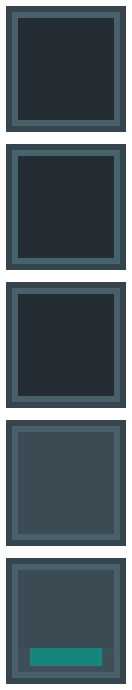
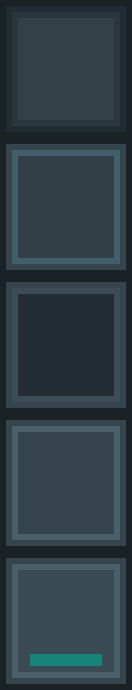
Layer changes from the first 132 x 690 image to the second:
painted on "Layer 2 copy 3" over [left=6, top=6, right=126, bottom=534]
painted on "Layer 2 copy 2" over [left=12, top=150, right=120, bottom=264]
painted on "Layer 2 copy" over [left=12, top=288, right=120, bottom=402]
painted on "Layer 1" over [left=18, top=648, right=114, bottom=672]
added layer "Layer 3" over [left=0, top=0, right=132, bottom=690]
